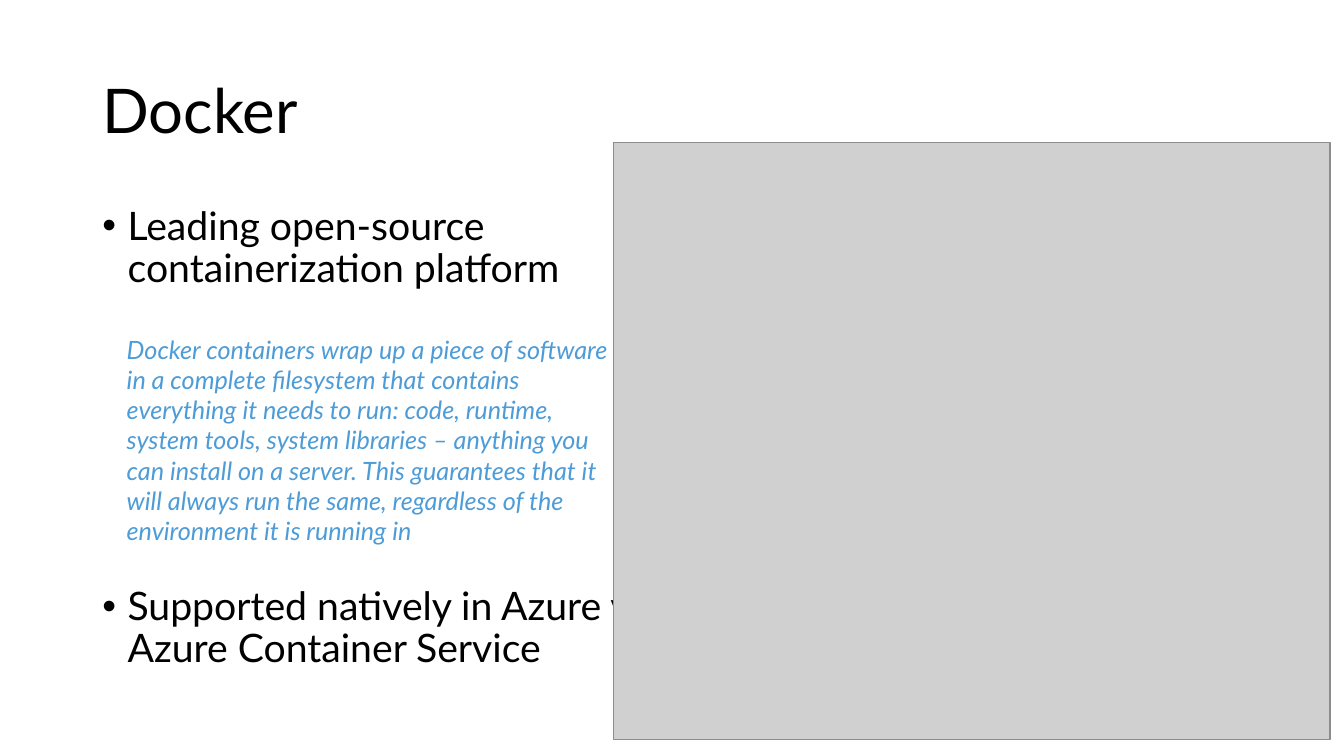
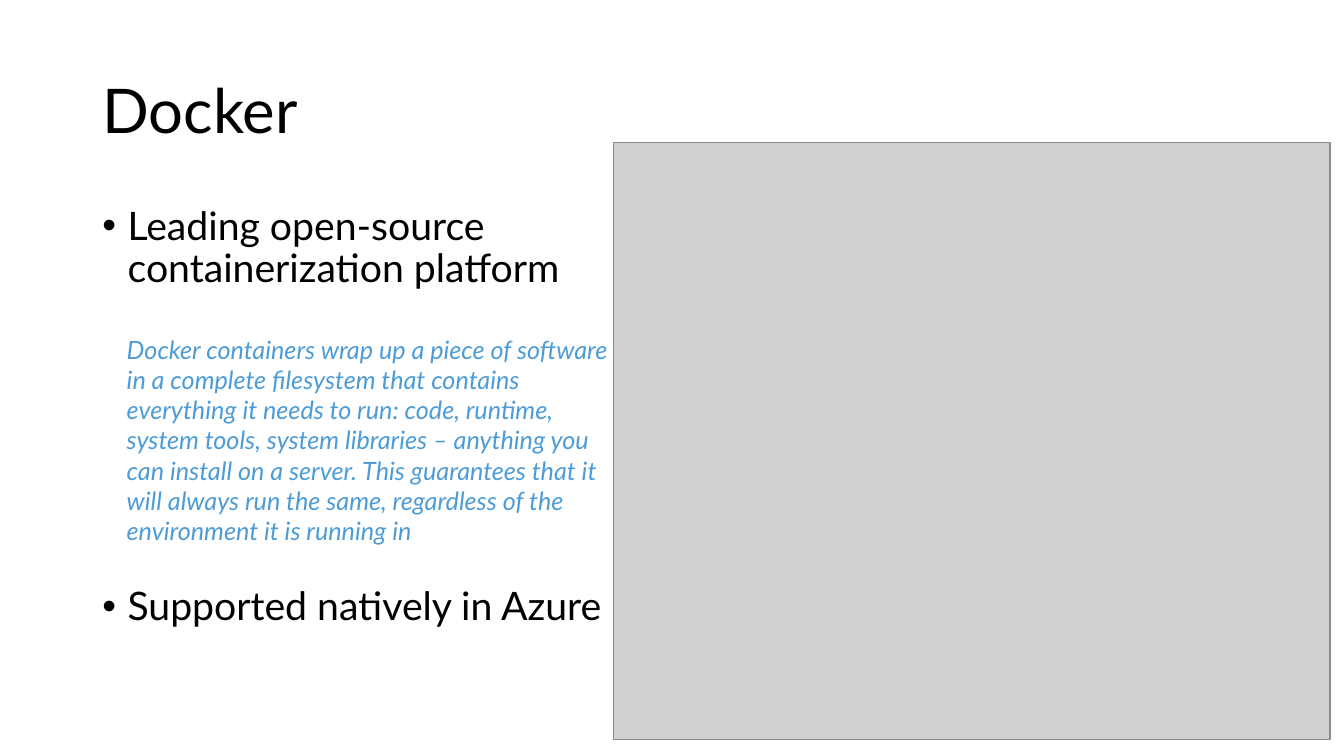
Before and after one commit to microsoft/AcademicContent, a slide deck: slide 9 of Workshop/6. HPC/HPC and Azure Container Service.pptx. Drawn at 1344x756 pixels with LibreOffice and Linux fonts; fonts in the diff are those of the drawing; grey boxes stand for pictures. Boxes give left, top, right and bottom in pixels: in the first picture for what was removed or moved away, otherwise in the second. Text is boxed around its words. In the diff, an @@ line names an element or a change of style, - is before the commit and + after.

Commit message:
Updated Docker/ACS slides

```diff
--- a/Workshop/6. HPC/HPC and Azure Container Service.pptx
+++ b/Workshop/6. HPC/HPC and Azure Container Service.pptx
@@ text at <box>128,591,601,627</box>: text changed @@
-• Supported natively in Azure via Azure Container Service
+• Supported natively in Azure
```
Also in this commit, not shown: 2 other slides changed, 4 slides added.
